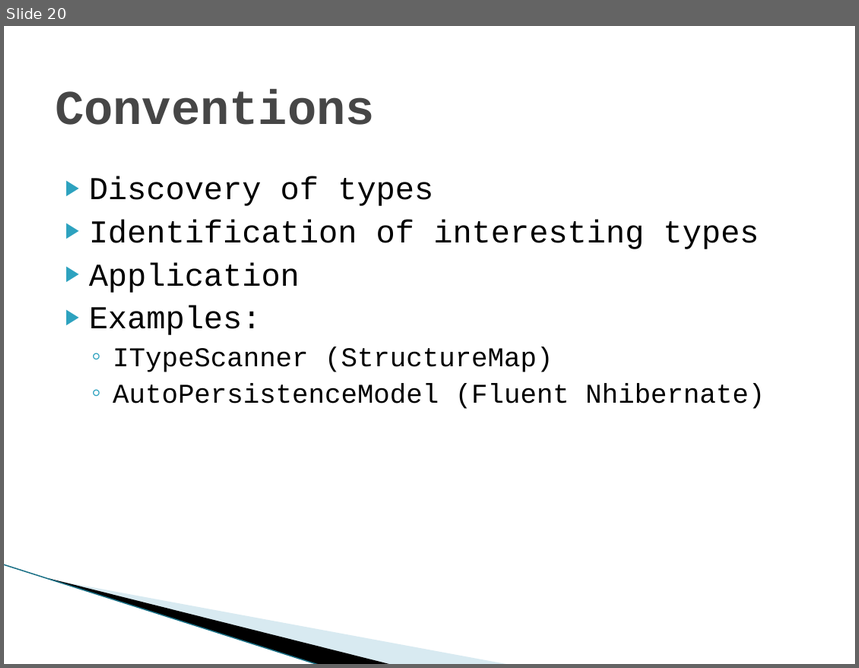
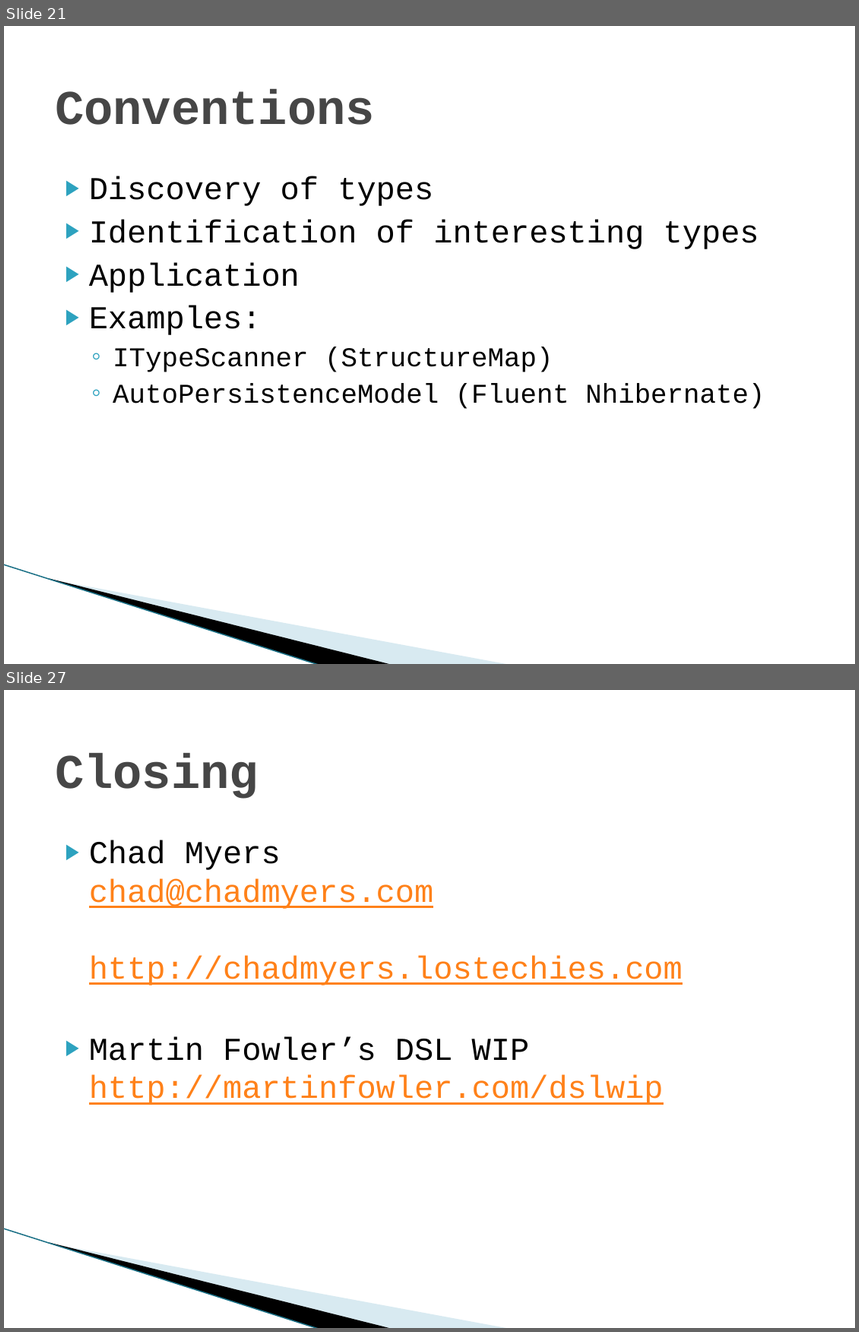
Before and after one commit to diabluchanskyi/pablo, a slide deck: presentations/chadmyers/InternalDSLs/doc/Internal Domain-specific Languages in CSharp.pptx. Shown one above the other, each under a label of ours: slide 20 before the commit, slides 21 and 27 after it; the slides between them are not shown. The pictures are 859x668 and 859x1332 pixels, drawn with LibreOffice and Linux fonts; fonts in the diff are those of the drawing; background and template pictures are left out. Boxes give left, top, right and bottom in pixels: in the first picture for what was removed or moved away, otherwise in the second. Text is boxed around its words. In the diff, an @@ line names an element or a change of style, - is before the commit and + after.

```diff
--- a/presentations/chadmyers/InternalDSLs/doc/Internal Domain-specific Languages in CSharp.pptx
+++ b/presentations/chadmyers/InternalDSLs/doc/Internal Domain-specific Languages in CSharp.pptx
@@ slide 27 added at (4,690,855,1328), background #FFFFFF; not listed: 3 template elements that a slide beside it also shows @@
@@ title added at (55,753,259,799), 41 pt, text #464646, bold @@
+Closing
@@ text added at (89,840,683,1105), 27 pt, text #FF8119, underline @@
+▶ Chad Myers
+  chad@chadmyers.com
+  http://chadmyers.lostechies.com
+▶ Martin Fowler’s DSL WIP
+  http://martinfowler.com/dslwip
@@ what was slide 20 is now slide 21 @@
```
Also in this commit, not shown: 7 other slides added, 3 slides removed, 10 other files.
